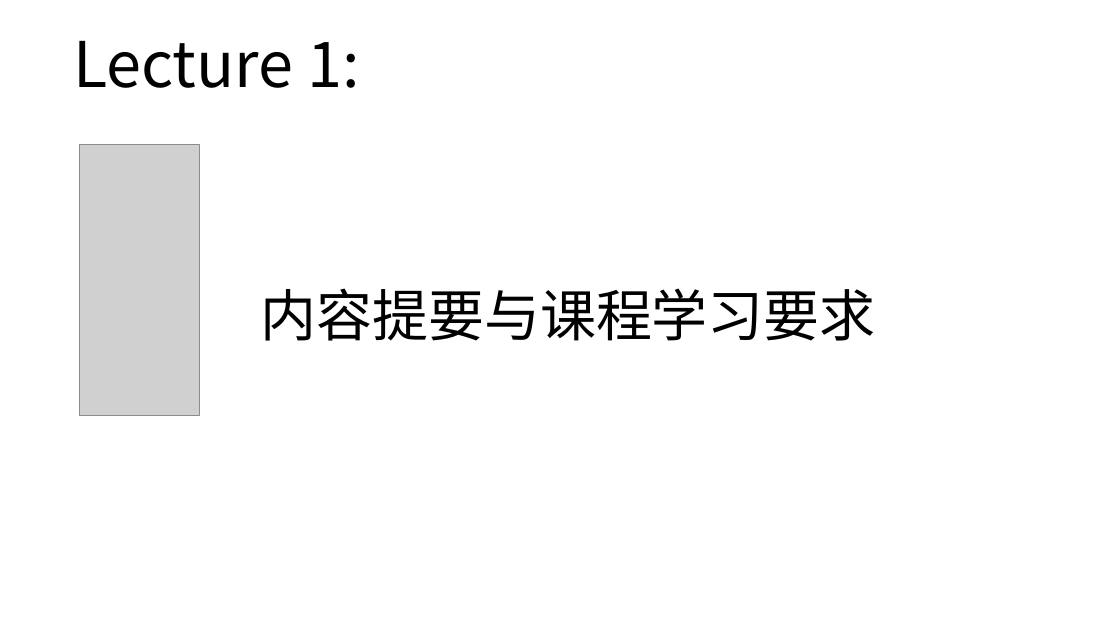
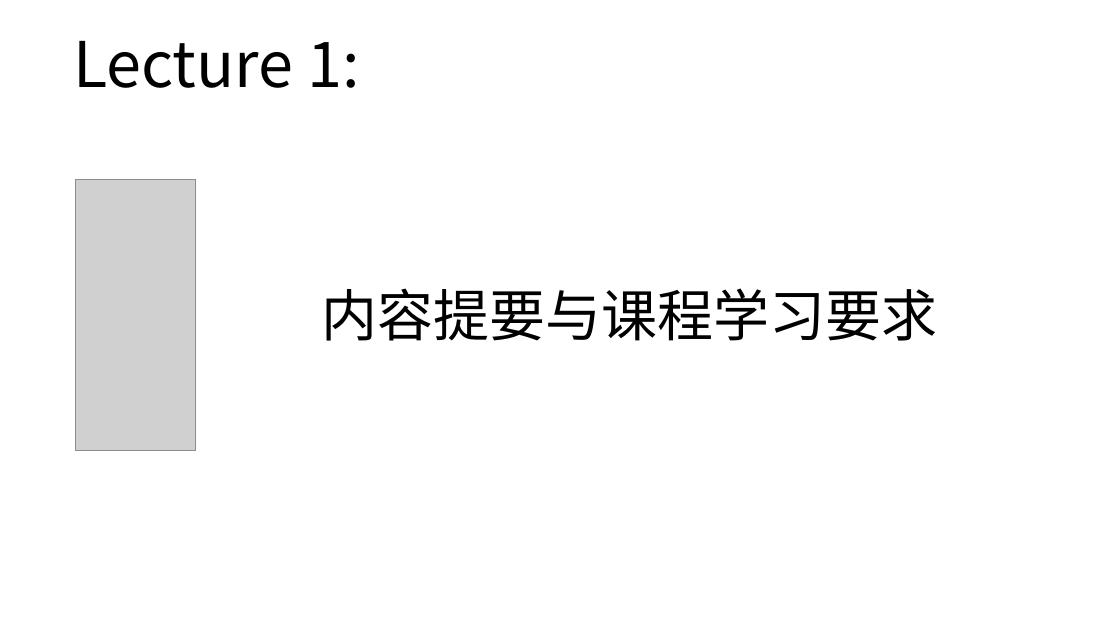
Before and after one commit to sunshaobin/graphical-course, a slide deck: slide 2 of courseware-materials/lecture1/graphical-course-lecture1.pptx. Drawn at 1120x630 pixels with LibreOffice and Linux fonts; fonts in the diff are those of the drawing; grey boxes stand for pictures. Boxes give left, top, right and bottom in pixels: in the first picture for what was removed or moved away, otherwise in the second. Text is boxed around its words. In the diff, an @@ line names an element or a change of style, - is before the commit and + after.

```diff
--- a/courseware-materials/lecture1/graphical-course-lecture1.pptx
+++ b/courseware-materials/lecture1/graphical-course-lecture1.pptx
@@ picture moved from (x1=80, y1=145, x2=199, y2=415) to (x1=76, y1=180, x2=195, y2=450) @@
@@ text "内容提要与课程学习要求" moved from (x1=260, y1=288, x2=876, y2=341) to (x1=322, y1=288, x2=938, y2=341) @@
```
Also in this commit, not shown: 15 other slides changed, 1 other file.
